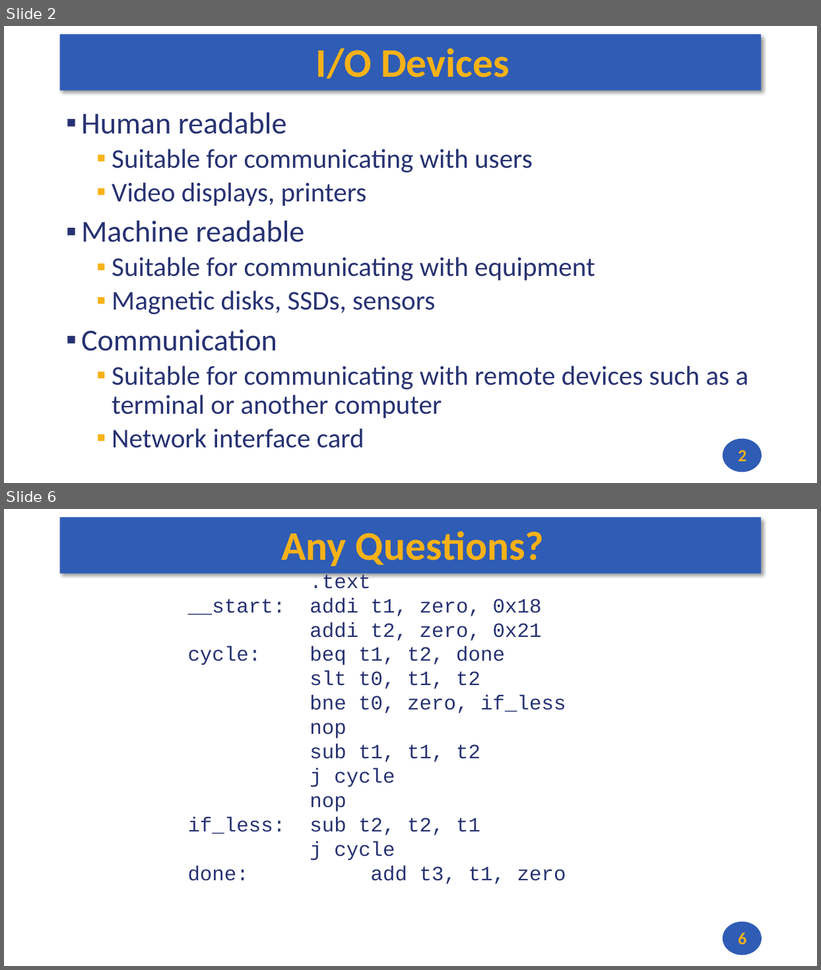
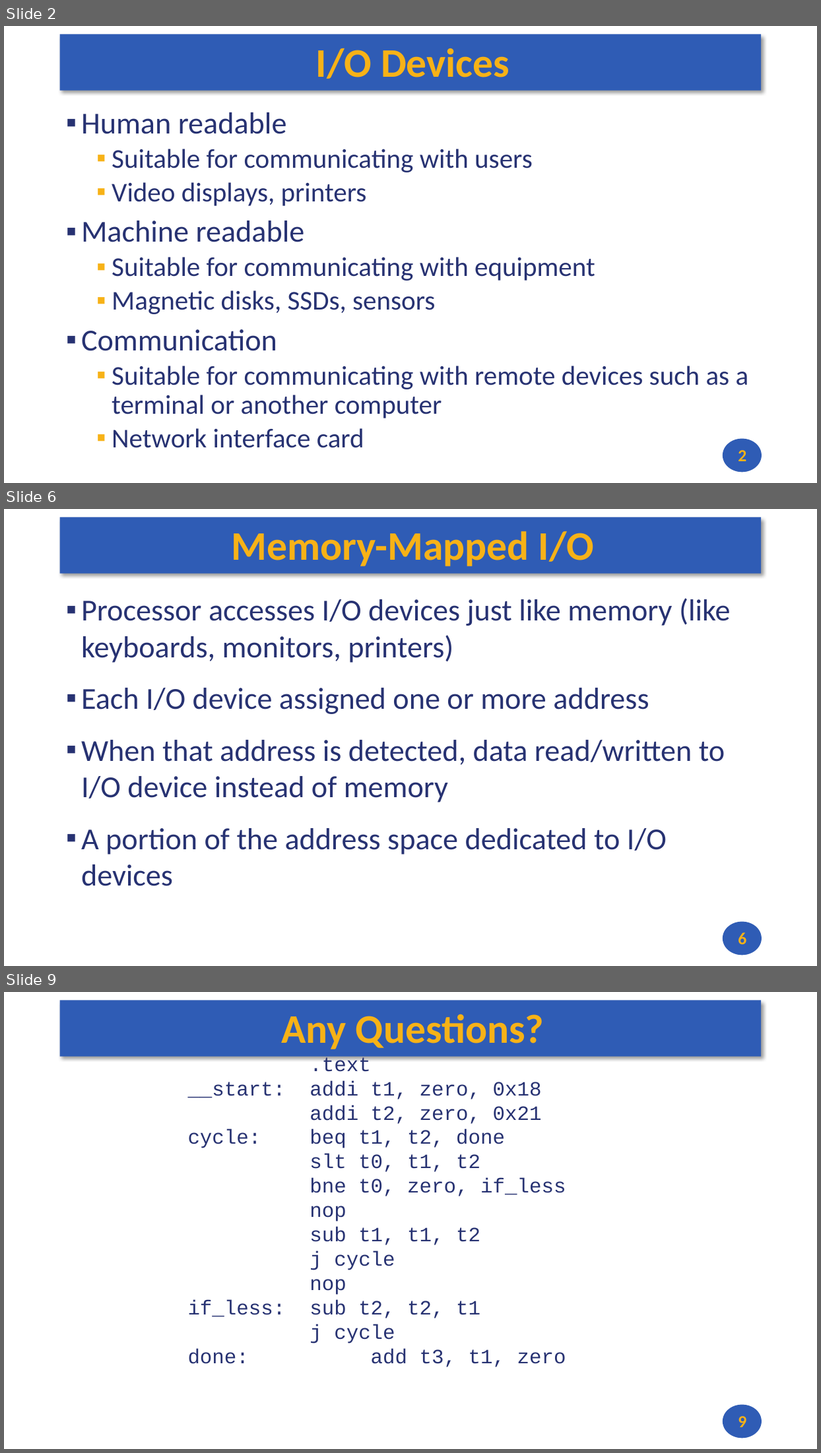
Before and after one commit to andrewt0301/hse-acos-course, a slide deck: docs/part1ca/08_MMIO/CA_Lecture_08.pptx. Shown one above the other, each under a label of ours: slides 2 and 6 before the commit, slides 2, 6 and 9 after it; the slides between them are not shown. The pictures are 821x970 and 821x1453 pixels, drawn with LibreOffice and Linux fonts; fonts in the diff are those of the drawing. Boxes give left, top, right and bottom in pixels: in the first picture for what was removed or moved away, otherwise in the second. Text is boxed around its words. In the diff, an @@ line names an element or a change of style, - is before the commit and + after.

```diff
--- a/docs/part1ca/08_MMIO/CA_Lecture_08.pptx
+++ b/docs/part1ca/08_MMIO/CA_Lecture_08.pptx
@@ slide 6 added at bbox=[4, 509, 817, 966], background #FFFFFF; not listed: 2 template elements that a slide beside it also shows @@
@@ title added at bbox=[232, 531, 594, 566], 48 pt, text #F7B217, bold @@
+Memory-Mapped I/O
@@ text added at bbox=[81, 598, 731, 887], 36 pt, text #273272 @@
+▪ Processor accesses I/O devices just like memory (like keyboards, monitors, printers)
+▪ Each I/O device assigned one or more address
+▪ When that address is detected, data read/written to I/O device instead of memory
+▪ A portion of the address space dedicated to I/O devices
@@ page number added at bbox=[738, 933, 746, 945], 20 pt, text #F7B217, bold @@
+6
@@ what was slide 6 is now slide 9 @@
@@ page number at bbox=[738, 1416, 746, 1428]: text changed @@
-6
+9
```
Also in this commit, not shown: 3 slides changed, 2 other slides added, 1 other file.
